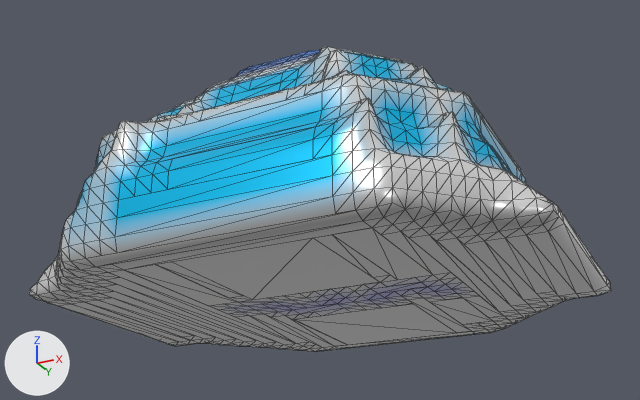
A saved change to the glTF model glb/smooth/1-1000/407.glb.
Before and after are seen from a 50 mm camera at (1.113, -2.288, -0.691) aimed at (-0.028, -0.007, 0.336). Arrows for +X, +Y and +Z are at lower left; the lights stay in place. Mesh edges are drawn as thin lines. Vertices at the same position are counted once.
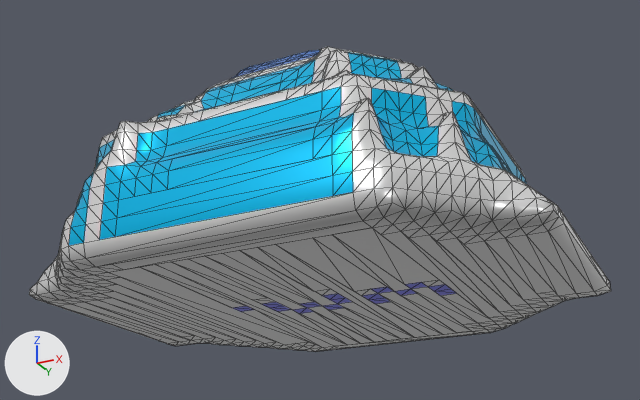
The change in detail:
me_mesh_0 is used by ob_mesh_0; location (0.0, 0.0, 0.0).
me_mesh_0 had 1725 vertices, 3318 faces and spanned x -0.76..0.76, y -0.65..0.65, z 0.0..0.7.
me_mesh_0 now has 1685 vertices, 3220 faces and spans x -0.76..0.76, y -0.65..0.65, z 0.0..0.7.
Part 1, on me_mesh_0:
47 vertices are removed from x -0.33..0.43, y -0.64..0.1, z 0.0..0.01.
136 faces are deleted.
10 vertices are added at x -0.28..0.12, y -0.55..0.5, z 0.0.
6 new vertices lie (0.0, 0.45, 0.0) away from vertices in x -0.12..0.28, y -0.55..0.05, z 0.0.
60 new faces join them.
me_mesh_0 part 2: 1699 kept faces spanning x -0.66..0.66, y -0.65..0.59, z 0.0..0.7 get new vertex colours.

Changed parts and their boxes [x1, y1, x2, y2] in the pictures (640 x 400 px):
part 1 of me_mesh_0, cut back
    both: [84, 192, 504, 347]
part 2 of me_mesh_0, recoloured
    both: [63, 49, 526, 312]
